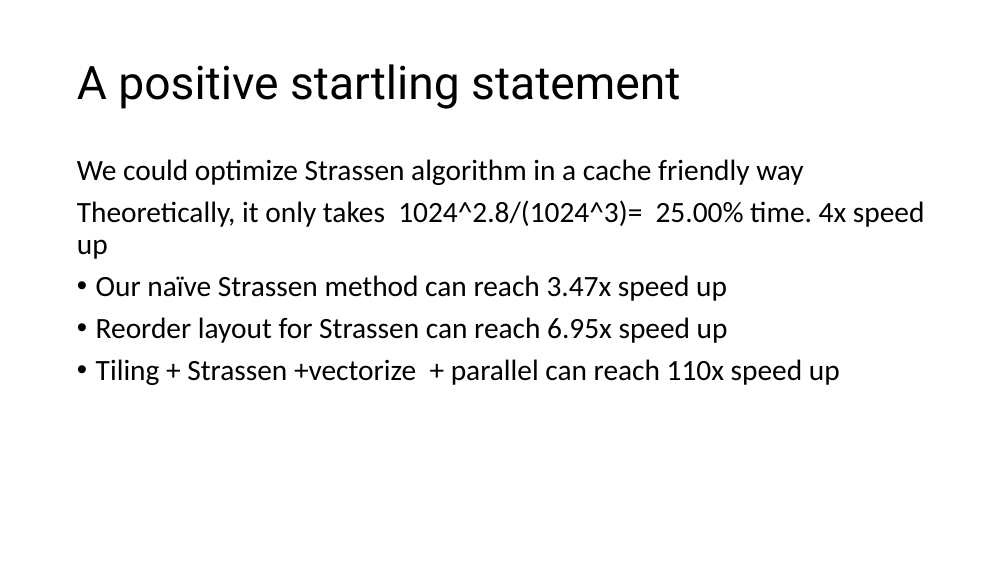
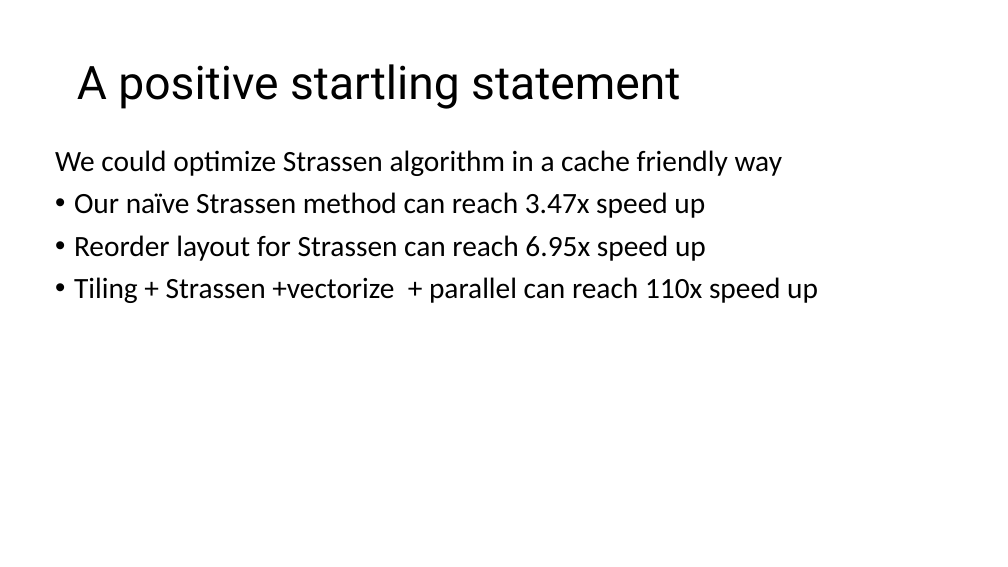
Before and after one commit to LukeLIN-web/CS345, a slide deck: slide 6 of project/finalpre.pptx. Drawn at 1008x567 pixels with LibreOffice and Linux fonts; fonts in the diff are those of the drawing. Boxes give left, top, right and bottom in pixels: in the first picture for what was removed or moved away, otherwise in the second. Text is boxed around its words. In the diff, an @@ line names an element or a change of style, - is before the commit and + after.

```diff
--- a/project/finalpre.pptx
+++ b/project/finalpre.pptx
@@ text "We could optimize Strassen algorithm ...": place and size @@
-text "We could optimize Strassen algorithm ..." at bbox=[77, 159, 925, 385]
+text "We could optimize Strassen algorithm ..." at bbox=[55, 150, 818, 303]
@@ text at bbox=[77, 200, 925, 259]: paragraph removed @@
-Theoretically, it only takes 1024^2.8/(1024^3)= 25.00% time. 4x speed up
```
Also in this commit, not shown: 8 other slides changed, 9 slides added, 4 slides removed, 3 other files.
